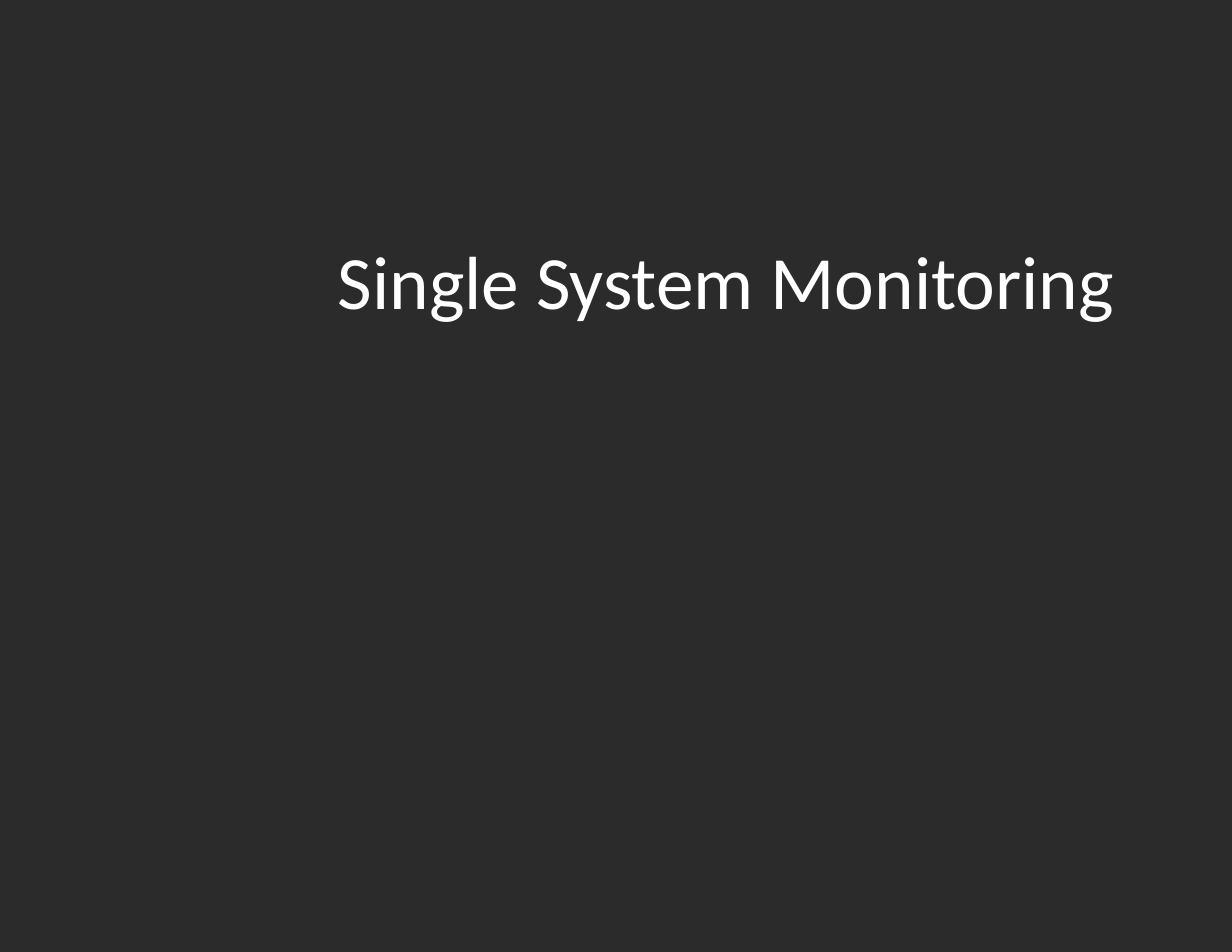
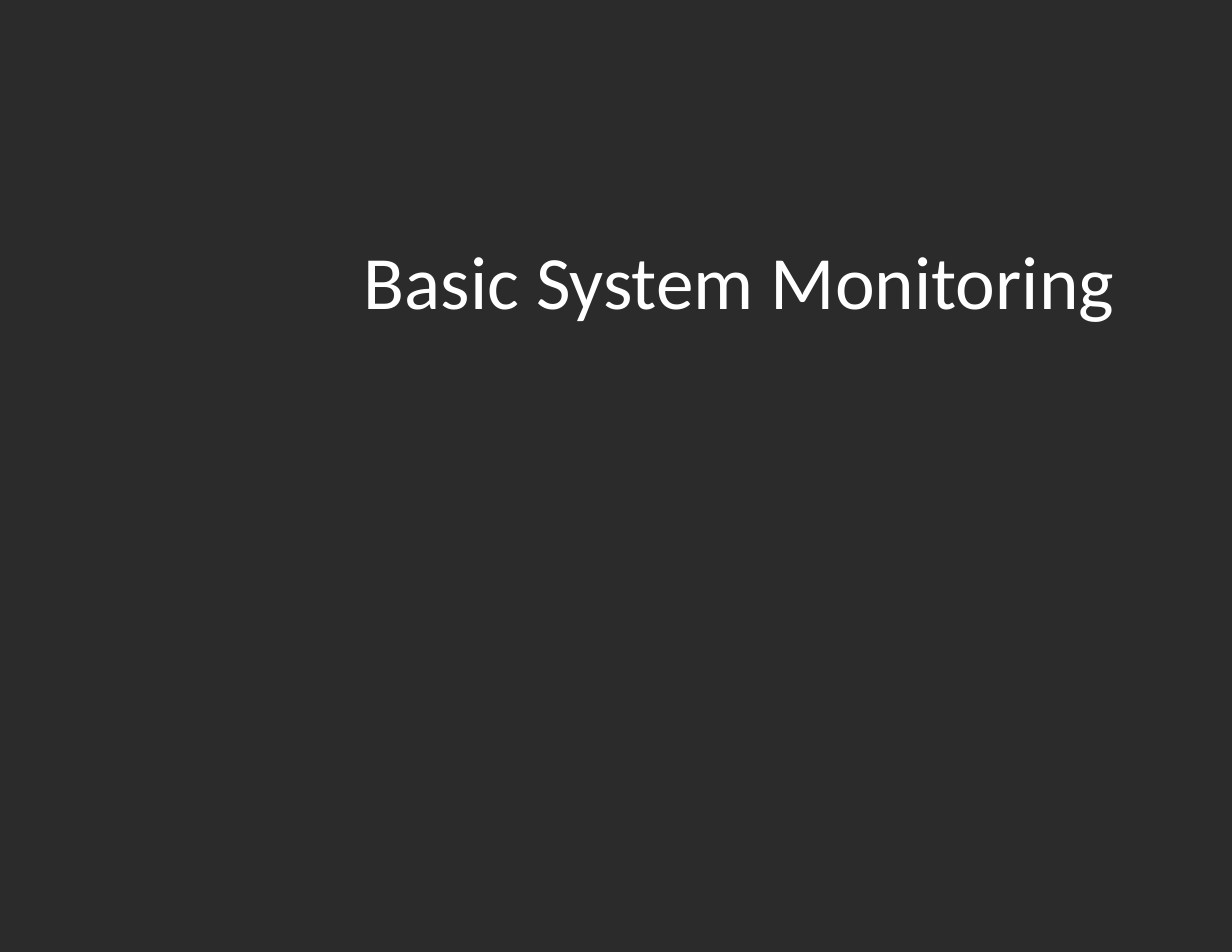
Before and after one commit to vu-resilient-distributed-systems/lectures-fall-2019, a slide deck: slide 13 of Module-4-Finding-Failures/04_1-monitoring.pptx. Drawn at 1232x952 pixels with LibreOffice and Linux fonts; fonts in the diff are those of the drawing; background and template pictures are left out; a plain dark background stands for a picture behind light text. Boxes give left, top, right and bottom in pixels: in the first picture for what was removed or moved away, otherwise in the second. Text is boxed around its words. In the diff, an @@ line names an element or a change of style, - is before the commit and + after.

Commit message:
add

```diff
--- a/Module-4-Finding-Failures/04_1-monitoring.pptx
+++ b/Module-4-Finding-Failures/04_1-monitoring.pptx
@@ title at [364,257,1114,322]: text changed @@
-Single System Monitoring
+Basic System Monitoring
```
Also in this commit, not shown: 35 slides added, 1 slide removed.
